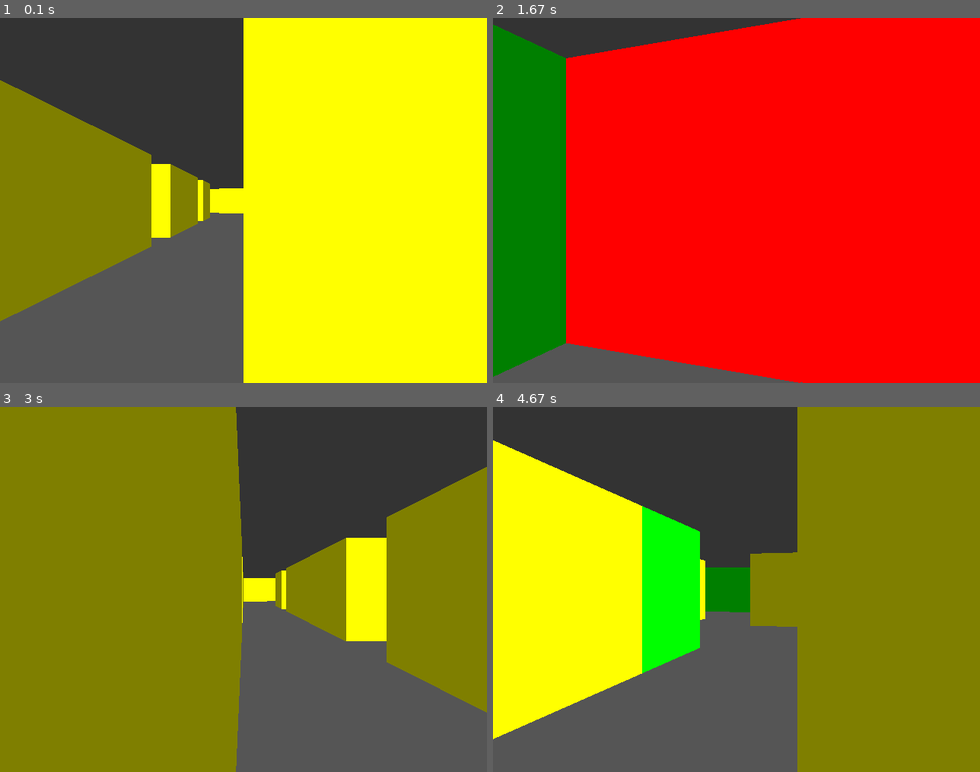
Above: before the commit, frames 1-4 (two rows, left to right).
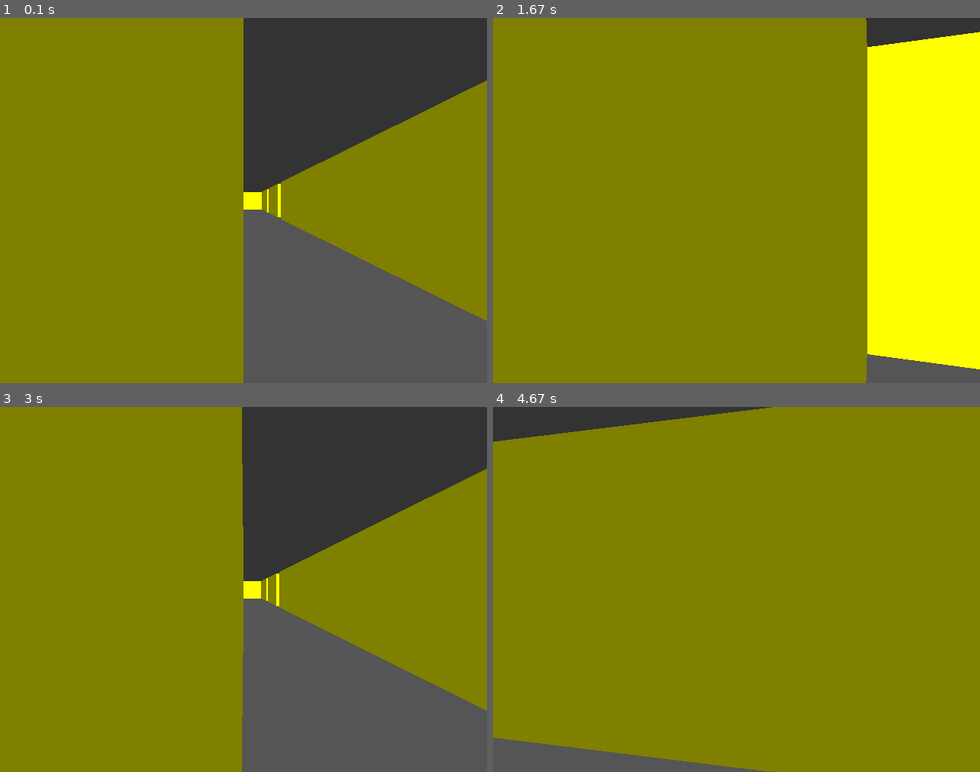
Above: after the commit, the same moments.

Repository: attentec/xp-workshop-part-2
Game: pygame game, started from client.py
Two runs of this game, one before a commit and one after it. Both use one fixed random seed, a clock stepped at 60 frames per second and the inputs below.
Inputs:
- Up to frame 1 (0.1 s): no input
- Up to frame 2 (1.67 s): hold Right 0.33-0.8 s; hold Up 0.83-1.13 s; hold Right 1.17-1.63 s
- Up to frame 3 (3 s): hold Left 1.67-2.2 s; hold Down 2.23-2.53 s; hold Left 2.57-2.97 s
- Up to frame 4 (4.67 s): hold Up 3-3.37 s; hold Right 3.4-4.03 s; hold Down 4.07-4.43 s; hold Left from 4.47 s (still down)

The runs differ from the first frame. In frame 1, 84% of the frame differs, in the area x 0-100%, y 0-100%; in frame 2, 100%; in frame 3, 4.0%; in frame 4, 55%.

Commit message:
Load world map from file.

Diff:
--- a/client.py
+++ b/client.py
@@ -1,6 +1,8 @@
 import math
 import pygame
 import sys
+
+empty = 255
 
 class Vector:
   def __init__(self, x, y):
@@ -15,11 +17,11 @@
 
 class Player:
   def __init__(self):
-    self.position = Vector(22, 12)
+    self.position = Vector(22, 13)
     self.direction = Vector(-1, 0)
     self.plane = Vector(0, 0.66)
 
-  def update(self, frame_time, keys_down):
+  def update(self, world_map, frame_time, keys_down):
     move_speed = frame_time * 5
     rotation_speed = frame_time * 3
 
@@ -30,26 +32,26 @@
       x = int(self.position.x + self.direction.x * move_speed)
       y = int(self.position.y)
 
-      if world_map[x][y] == 0: # TODO: Check first intersection instead (can walk through corners now)
+      if world_map.at(x, y) == empty: # TODO: Check first intersection instead (can walk through corners now)
         self.position.x += self.direction.x * move_speed
 
       x = int(self.position.x)
       y = int(self.position.y + self.direction.y * move_speed)
 
-      if world_map[x][y] == 0:
+      if world_map.at(x, y) == empty:
         self.position.y += self.direction.y * move_speed
 
     if keys_down & KEY_DOWN:
       x = int(self.position.x - self.direction.x * move_speed)
       y = int(self.position.y)
 
-      if world_map[x][y] == 0:
+      if world_map.at(x, y) == empty:
         self.position.x -= self.direction.x * move_speed
 
       x = int(self.position.x)
       y = int(self.position.y - self.direction.y * move_speed)
 
-      if world_map[x][y] == 0:
+      if world_map.at(x, y) == empty:
         self.position.y -= self.direction.y * move_speed
 
     if keys_down & KEY_RIGHT:
@@ -59,6 +61,17 @@
     if keys_down & KEY_LEFT:
       self.direction = self.direction.rotate(rotation_speed)
       self.plane = self.plane.rotate(rotation_speed)
+
+class Map:
+  def __init__(self, surface):
+    self.__width = surface.get_size()[0]
+    self.__pixels = surface.get_buffer().raw
+
+  def at(self, x, y):
+    return self.__pixels[y*self.__width + x]
+
+def load_map(path):
+  return Map(pygame.image.load(path))
 
 epsilon = sys.float_info.epsilon
 
@@ -66,33 +79,6 @@
 KEY_DOWN = 0x001000
 KEY_RIGHT = 0x000010
 KEY_LEFT = 0x000001
-
-world_map = [
-  [ 4,4,4,4,4,4,4,4,4,4,4,4,4,4,4,4,7,7,7,7,7,7,7,7 ],
-  [ 4,0,0,0,0,0,0,0,0,0,0,0,0,0,0,0,7,0,0,0,0,0,0,7 ],
-  [ 4,0,1,0,0,0,0,0,0,0,0,0,0,0,0,0,0,0,0,0,0,0,0,7 ],
-  [ 4,0,2,0,0,0,0,0,0,0,0,0,0,0,0,0,0,0,0,0,0,0,0,7 ],
-  [ 4,0,3,0,0,0,0,0,0,0,0,0,0,0,0,0,7,0,0,0,0,0,0,7 ],
-  [ 4,0,4,0,0,0,0,5,5,5,5,5,5,5,5,5,7,7,0,7,7,7,7,7 ],
-  [ 4,0,5,0,0,0,0,5,0,5,0,5,0,5,0,5,7,0,0,0,7,7,7,1 ],
-  [ 4,0,6,0,0,0,0,5,0,0,0,0,0,0,0,5,7,0,0,0,0,0,0,8 ],
-  [ 4,0,7,0,0,0,0,0,0,0,0,0,0,0,0,0,0,0,0,0,7,7,7,1 ],
-  [ 4,0,8,0,0,0,0,5,0,0,0,0,0,0,0,5,7,0,0,0,0,0,0,8 ],
-  [ 4,0,0,0,0,0,0,5,0,0,0,0,0,0,0,5,7,0,0,0,7,7,7,1 ],
-  [ 4,0,0,0,0,0,0,5,5,5,5,0,5,5,5,5,7,7,7,7,7,7,7,1 ],
-  [ 6,6,6,6,6,6,6,6,6,6,6,0,6,6,6,6,6,6,6,6,6,6,6,6 ],
-  [ 8,0,0,0,0,0,0,0,0,0,0,0,0,0,0,0,0,0,0,0,0,0,0,4 ],
-  [ 6,6,6,6,6,6,0,6,6,6,6,0,6,6,6,6,6,6,6,6,6,6,6,6 ],
-  [ 4,4,4,4,4,4,0,4,4,4,6,0,6,2,2,2,2,2,2,2,3,3,3,3 ],
-  [ 4,0,0,0,0,0,0,0,0,4,6,0,6,2,0,0,0,0,0,2,0,0,0,2 ],
-  [ 4,0,0,0,0,0,0,0,0,0,0,0,6,2,0,0,5,0,0,2,0,0,0,2 ],
-  [ 4,0,0,0,0,0,0,0,0,4,6,0,6,2,0,0,0,0,0,2,2,0,2,2 ],
-  [ 4,0,6,0,6,0,0,0,0,4,6,0,0,0,0,0,5,0,0,0,0,0,0,2 ],
-  [ 4,0,0,5,0,0,0,0,0,4,6,0,6,2,0,0,0,0,0,2,2,0,2,2 ],
-  [ 4,0,6,0,6,0,0,0,0,4,6,0,6,2,0,0,5,0,0,2,0,0,0,2 ],
-  [ 4,0,0,0,0,0,0,0,0,4,6,0,6,2,0,0,0,0,0,2,0,0,0,2 ],
-  [ 4,4,4,4,4,4,4,4,4,4,1,1,1,2,2,2,2,2,2,3,3,3,3,3 ],
-]
 
 ceiling_color = pygame.Color(0x33, 0x33, 0x33)
 floor_color = pygame.Color(0x55, 0x55, 0x55)
@@ -126,7 +112,7 @@
   destination = pygame.Rect(x, start_y, 1, end_y - start_y + 1)
   screen.fill(color, destination)
 
-def draw_world(screen, player):
+def draw_world(screen, world_map, player):
   width = screen_width
   height = screen_height
 
@@ -173,7 +159,7 @@
         mapY += step_y
         side = 1
 
-      if world_map[mapX][mapY] > 0:
+      if world_map.at(mapX, mapY) != empty:
         hit = True
 
     if side == 0:
@@ -185,7 +171,7 @@
     start_y = max(0, (-line_height / 2) + (height / 2))
     end_y = min((line_height / 2) + (height / 2), height - 1)
 
-    color_index = min(world_map[mapX][mapY] - 1, len(colors) - 1)
+    color_index = min(world_map.at(mapX, mapY), len(colors) - 1)
     color = colors[color_index]
 
     if side == 1:
@@ -226,7 +212,9 @@
   pygame.init()
   screen = pygame.display.set_mode((screen_width, screen_height))
 
+  world_map = load_map('world.png')
   player = Player()
+
   running = True
   keys_down = 0
   time = 0
@@ -241,8 +229,8 @@
     time = pygame.time.get_ticks()
     frame_time = (time - old_time) / 1000
 
-    draw_world(screen, player)
-    player.update(frame_time, keys_down)
+    draw_world(screen, world_map, player)
+    player.update(world_map, frame_time, keys_down)
 
     pygame.display.flip()
     pygame.time.wait(5)
Binary file added: world.png
